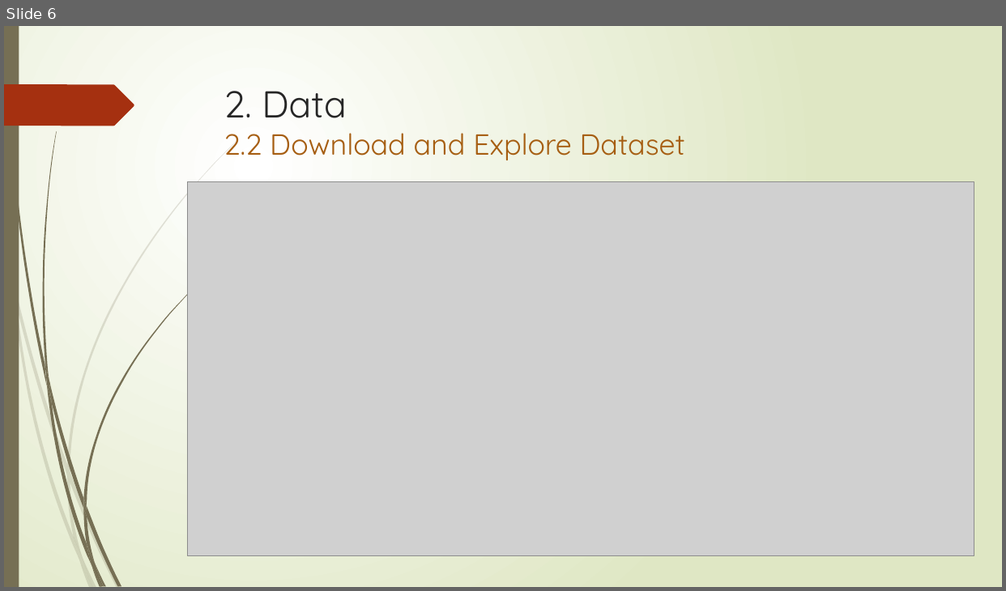
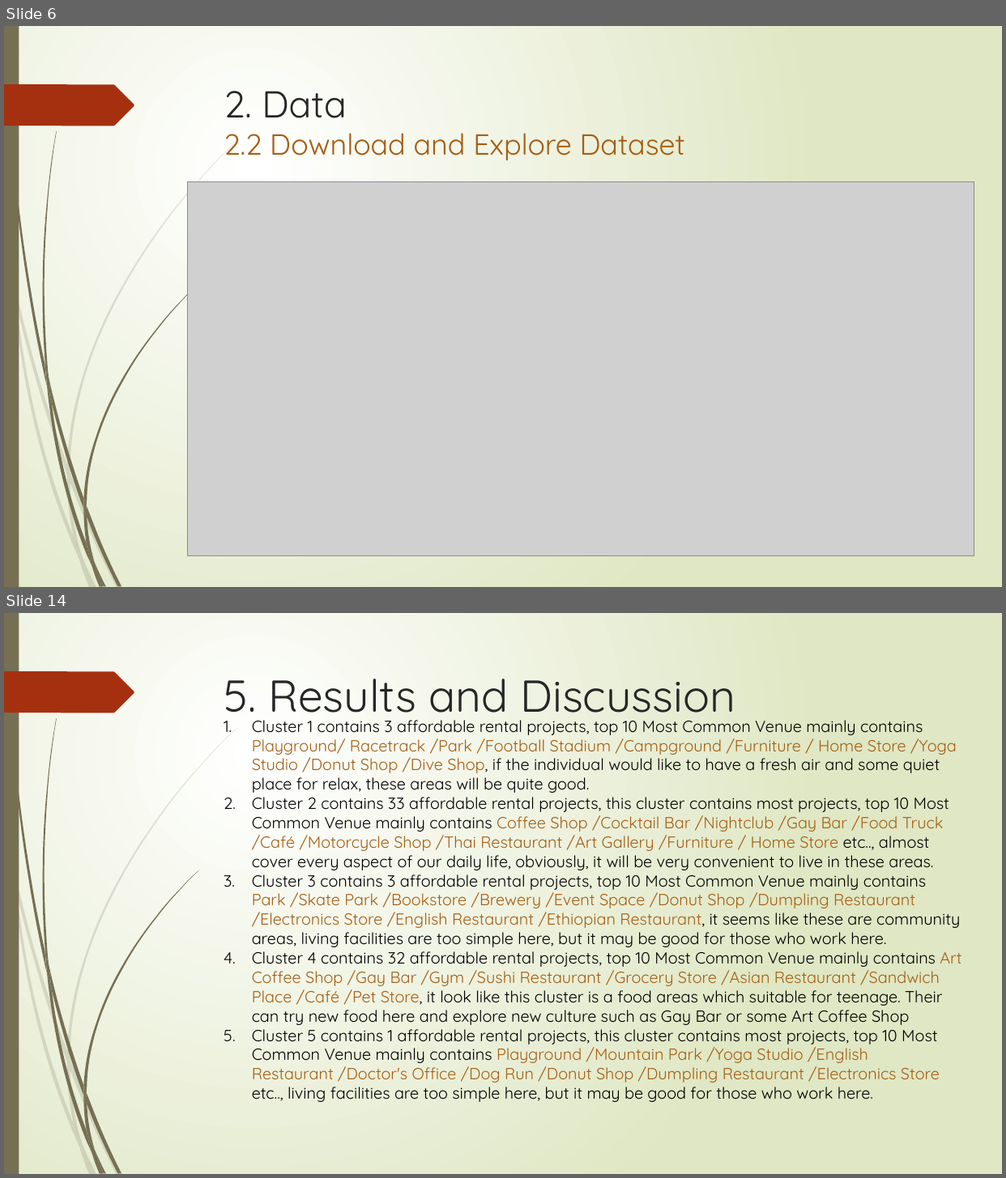
Before and after one commit to liemvt2008/Data-Science-Project, a slide deck: Bussiness_problem_and_datasets.pptx. Shown one above the other, each under a label of ours: slide 6 before the commit, slides 6 and 14 after it; the slides between them are not shown. The pictures are 1006x591 and 1006x1178 pixels, drawn with LibreOffice and Linux fonts; fonts in the diff are those of the drawing; grey boxes stand for pictures. Boxes give left, top, right and bottom in pixels: in the first picture for what was removed or moved away, otherwise in the second. Text is boxed around its words. In the diff, an @@ line names an element or a change of style, - is before the commit and + after.

```diff
--- a/Bussiness_problem_and_datasets.pptx
+++ b/Bussiness_problem_and_datasets.pptx
@@ slide 14 added at <box>4,613,1002,1174</box>, background gradient #FFFFFF to #DFE8C4; not listed: 24 template elements that a slide beside it also shows @@
@@ title added at <box>224,679,735,725</box>, 43 pt, text #262626 @@
+5. Results and Discussion
@@ text added at <box>252,720,961,1102</box>, 15.5 pt, text #000000 @@
+1. Cluster 1 contains 3 affordable rental projects, top 10 Most Common Venue mainly contains Playground/ Racetrack /Park /Football Stadium /Campground /Furniture / Home Store /Yoga Studio /Donut Shop /Dive Shop, if the individual would like to have a fresh air and some quiet place for relax, these areas will be quite good.
+2. Cluster 2 contains 33 affordable rental projects, this cluster contains most projects, top 10 Most Common Venue mainly contains Coffee Shop /Cocktail Bar /Nightclub /Gay Bar /Food Truck /Café /Motorcycle Shop /Thai Restaurant /Art Gallery /Furniture / Home Store etc.., almost cover every aspect of our daily life, obviously, it will be very convenient to live in these areas.
+3. Cluster 3 contains 3 affordable rental projects, top 10 Most Common Venue mainly contains Park /Skate Park /Bookstore /Brewery /Event Space /Donut Shop /Dumpling Restaurant /Electronics Store /English Restaurant /Ethiopian Restaurant, it seems like these are community areas, living facilities are too simple here, but it may be good for those who work here.
+4. Cluster 4 contains 32 affordable rental projects, top 10 Most Common Venue mainly contains Art Coffee Shop /Gay Bar /Gym /Sushi Restaurant /Grocery Store /Asian Restaurant /Sandwich Place /Café /Pet Store, it look like this cluster is a food areas which suitable for teenage. Their can try new food here and explore new culture such as Gay Bar or some Art Coffee Shop
+5. Cluster 5 contains 1 affordable rental projects, this cluster contains most projects, top 10 Most Common Venue mainly contains Playground /Mountain Park /Yoga Studio /English Restaurant /Doctor's Office /Dog Run /Donut Shop /Dumpling Restaurant /Electronics Store etc.., living facilities are too simple here, but it may be good for those who work here.
```
Also in this commit, not shown: 7 other slides added, 2 other files.
